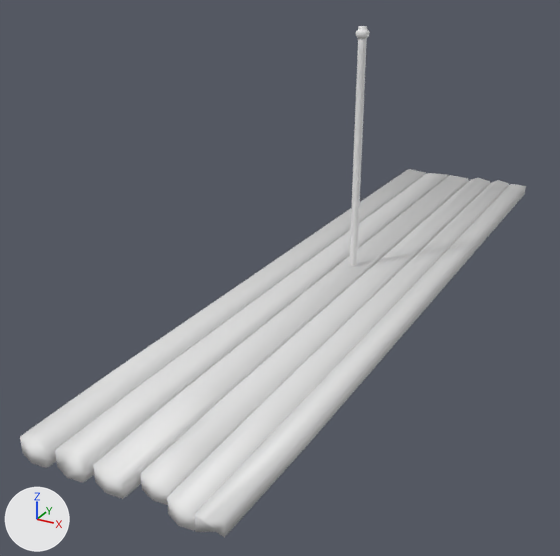
An edit to the FBX model MJ77/Assets/Models/seesaw.fbx, drawn before and after from the same camera.
Both versions are drawn from a 50 mm camera at (12.8, -30.1, 13.9) aimed at (-1.8, -3.7, 0.7). The lights are fixed; the arrows at lower left show +X, +Y and +Z. Materials are left out; every surface is plain grey.

Names of what the first picture shows: 'SeeSaw Planks', 'SeeSaw Ropes'.
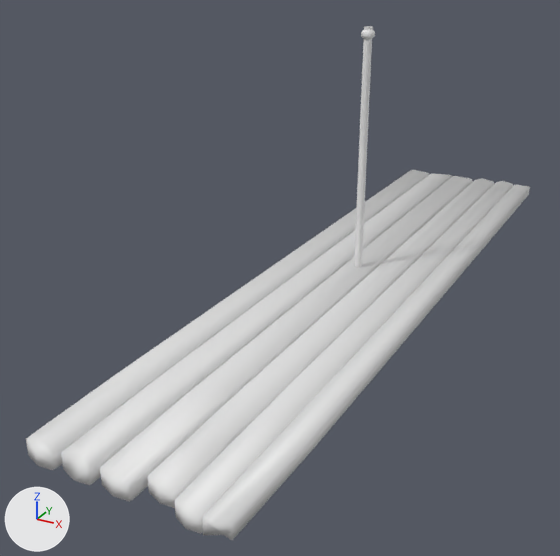
Pixel boxes [x1, y1, x2, y2] of what changed, in the pictures (560 x 556 px):
'SeeSaw Planks', reshaped, moved (40% taller)
    before: [20, 169, 526, 537]
    after: [26, 26, 530, 540]
'SeeSaw Ropes', deleted
    before: [349, 26, 370, 267]
part 1 of me_cylinder_011, added
    after: [354, 26, 373, 268]
part 2 of me_cylinder_011, added
    after: [361, 30, 375, 39]

The change, as a diff of the scene's bpy script:
```diff
--- a/MJ77/Assets/Models/seesaw.fbx.py
+++ b/MJ77/Assets/Models/seesaw.fbx.py
@@ me_cylinder_011 @@
 # used by ob_seesaw_planks; location = (0.0, 0.0, 0.0)
-me_cylinder_011.from_pydata(...)  # 158 vertices, 292 faces; spans x -3.5..4.0, y -17.2..16.4, z -0.3..0.4
+me_cylinder_011.from_pydata(...)  # 398 vertices, 542 faces; spans x -3.5..4.0, y -17.2..16.4, z -0.8..10.7
+# me_cylinder_011 part 1: a new loose piece of 140 vertices spanning x -0.2..0.2, y -0.2..0.2, z -0.8..10.7
+# me_cylinder_011 part 2: a new loose piece of 50 vertices spanning x -0.3..0.2, y -0.3..0.3, z 10.2..10.6
@@ ob_seesaw_ropes @@
-ob_seesaw_ropes = bpy.data.objects.new('SeeSaw Ropes', me_cylinder_001)
-ob_seesaw_ropes.location = (0.0, 0.0, 4.92)
@@ ob_seesaw_planks @@
 ob_seesaw_planks = bpy.data.objects.new('SeeSaw Planks', me_cylinder_011)
-ob_seesaw_planks.location = (0.0, 0.0, 0.0)
+ob_seesaw_planks.location = (0.24, 0.0, 0.0)
```
